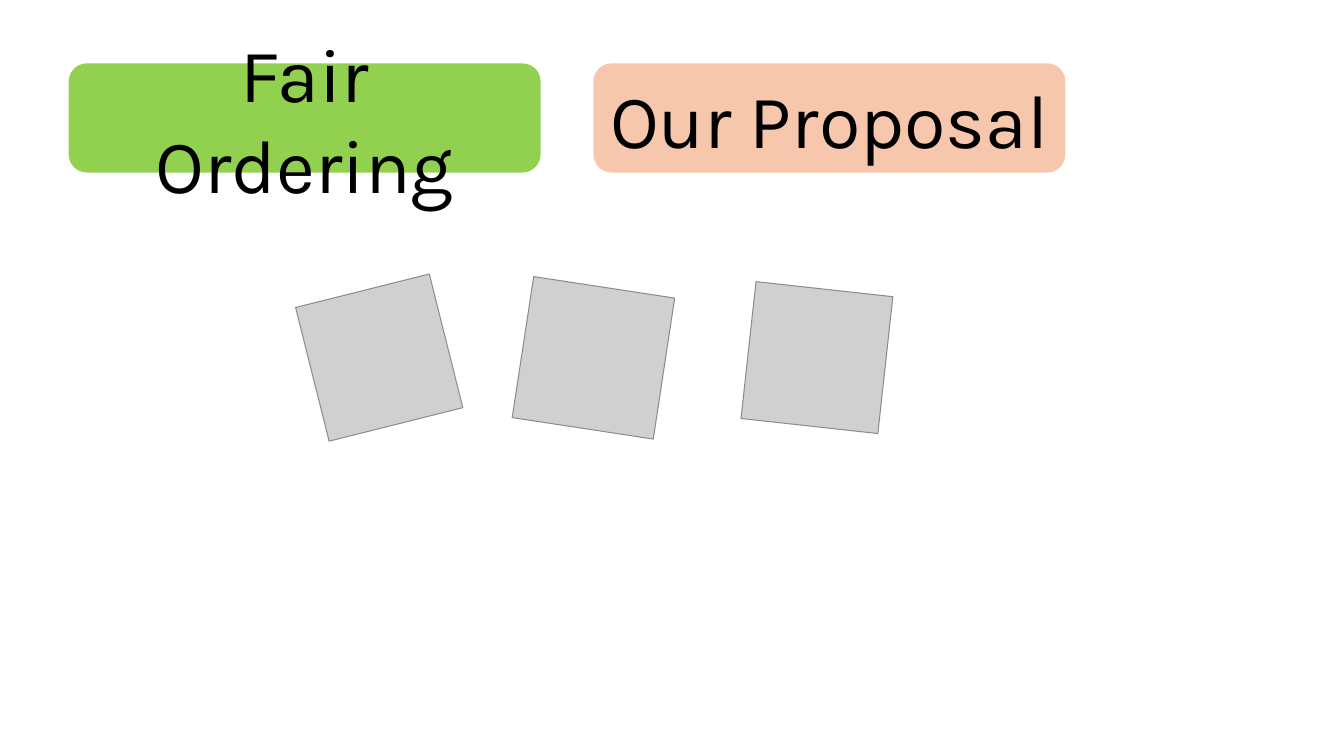
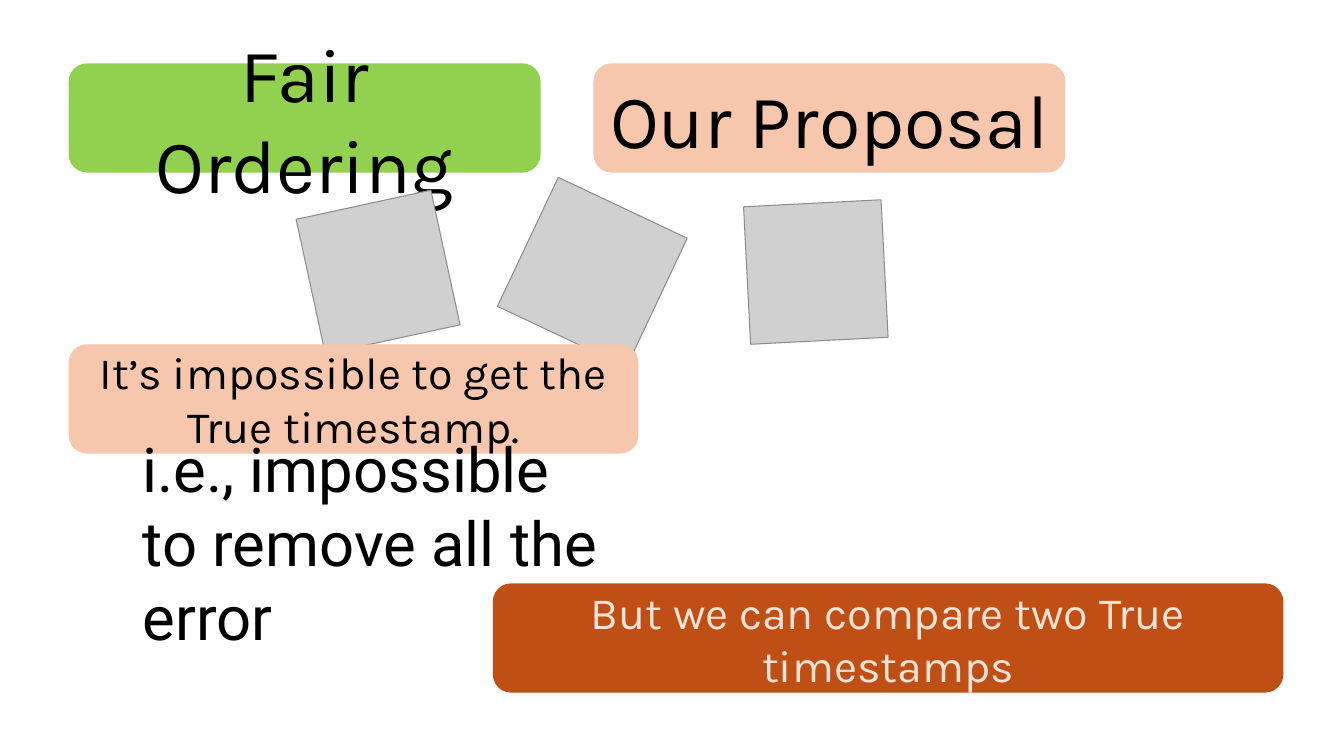
Before and after one commit to HaseebLUMS/Onyx-Presentation, a slide deck: slide 13 of tommy_hotnets_v2.pptx. Drawn at 1344x756 pixels with LibreOffice and Linux fonts; fonts in the diff are those of the drawing; grey boxes stand for pictures. Boxes give left, top, right and bottom in pixels: in the first picture for what was removed or moved away, otherwise in the second. Text is boxed around its words. In the diff, an @@ line names an element or a change of style, - is before the commit and + after.

```diff
--- a/tommy_hotnets_v2.pptx
+++ b/tommy_hotnets_v2.pptx
@@ picture at [498, 177, 688, 368]: rotation 8 to 25 degrees @@
@@ picture at [296, 191, 461, 355]: rotation 345 to 347 degrees @@
@@ picture at [744, 200, 889, 345]: rotation 6 to 357 degrees @@
@@ rounded rectangle added at [69, 345, 638, 454], fill #F6C6AD, 32 pt, text #000000 @@
+It’s impossible to get the True timestamp.
@@ text added at [143, 436, 597, 641], 44 pt, text #000000 @@
+i.e., impossible to remove all the error
@@ rounded rectangle added at [493, 584, 1284, 693], fill #C04F15, 32 pt, text #FBE3D6 @@
+But we can compare two True timestamps
```
Also in this commit, not shown: 5 other slides changed, 2 slides added.
